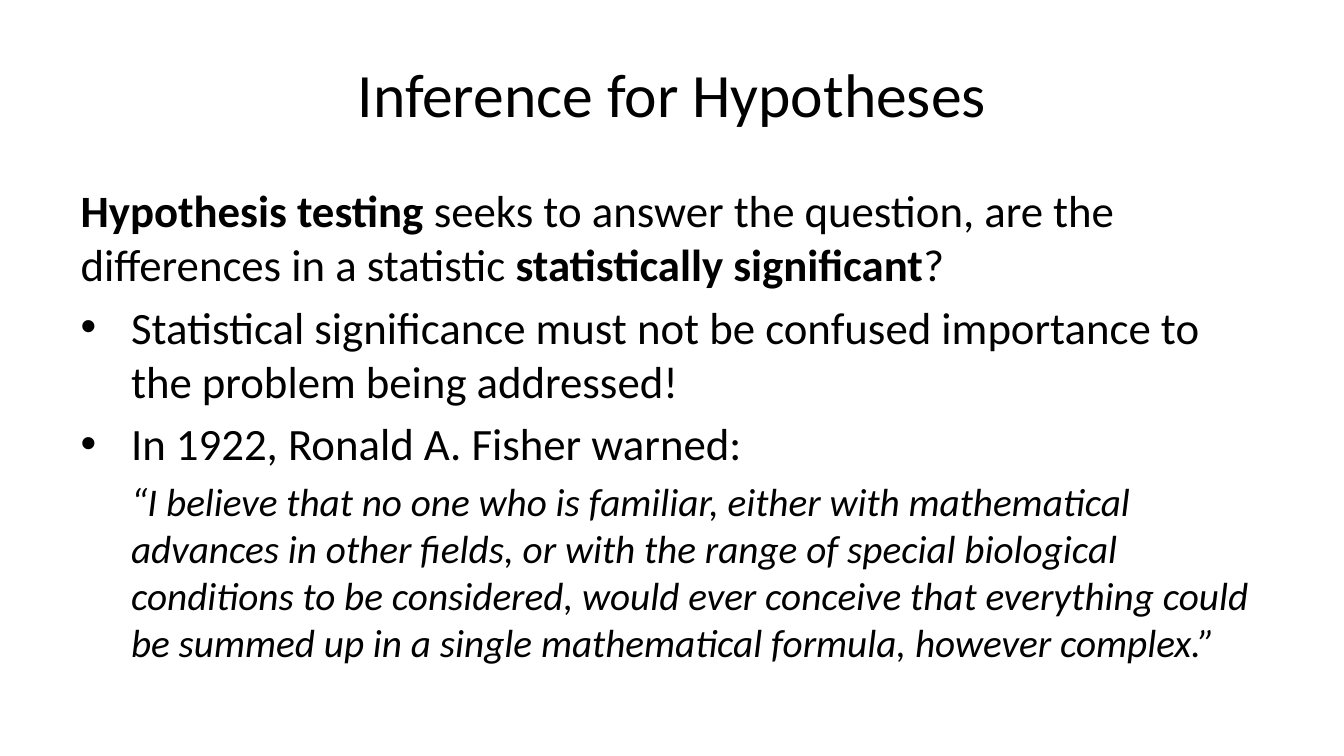
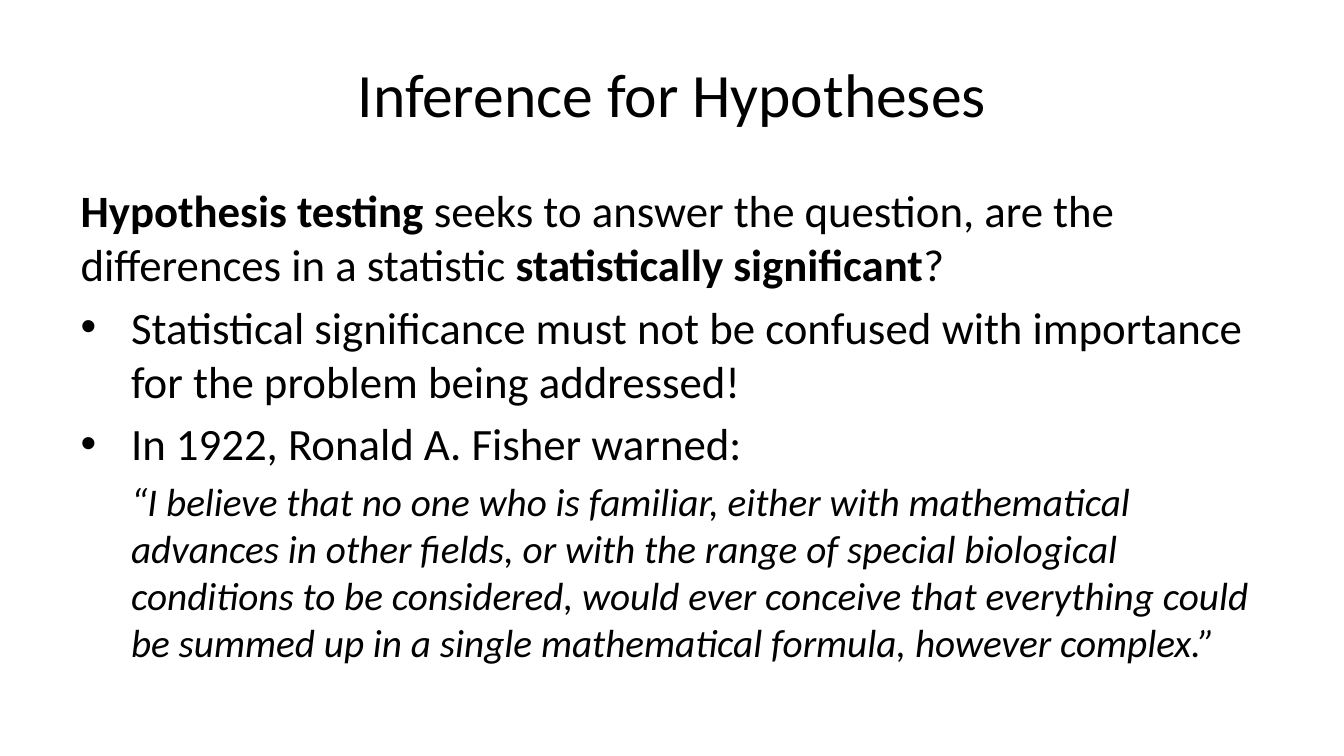
Before and after one commit to StephenElston/CSCI-E-83, a slide deck: slide 7 of LectureSlides/06a_WhyInferenceIsImportant.pptx. Drawn at 1344x756 pixels with LibreOffice and Linux fonts; fonts in the diff are those of the drawing. Boxes give left, top, right and bottom in pixels: in the first picture for what was removed or moved away, otherwise in the second. Text is boxed around its words. In the diff, an @@ line names an element or a change of style, - is before the commit and + after.

Commit message:
Improved text on slides

```diff
--- a/LectureSlides/06a_WhyInferenceIsImportant.pptx
+++ b/LectureSlides/06a_WhyInferenceIsImportant.pptx
@@ text at [131,313,1242,406]: text changed @@
-• Statistical significance must not be confused importance to the problem being addressed!
+• Statistical significance must not be confused with importance for the problem being addressed!
```
Also in this commit, not shown: 1 other slide changed, 2 slides added.
